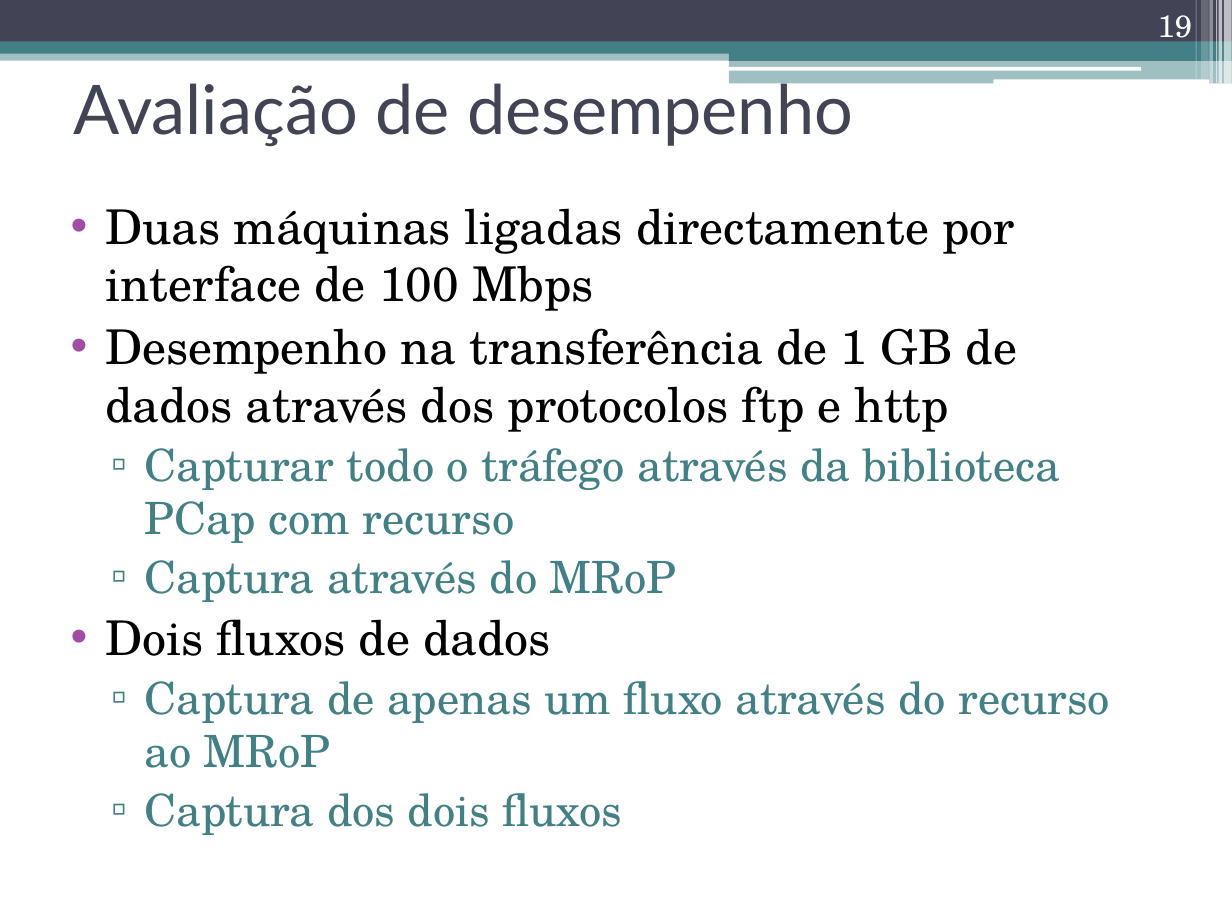
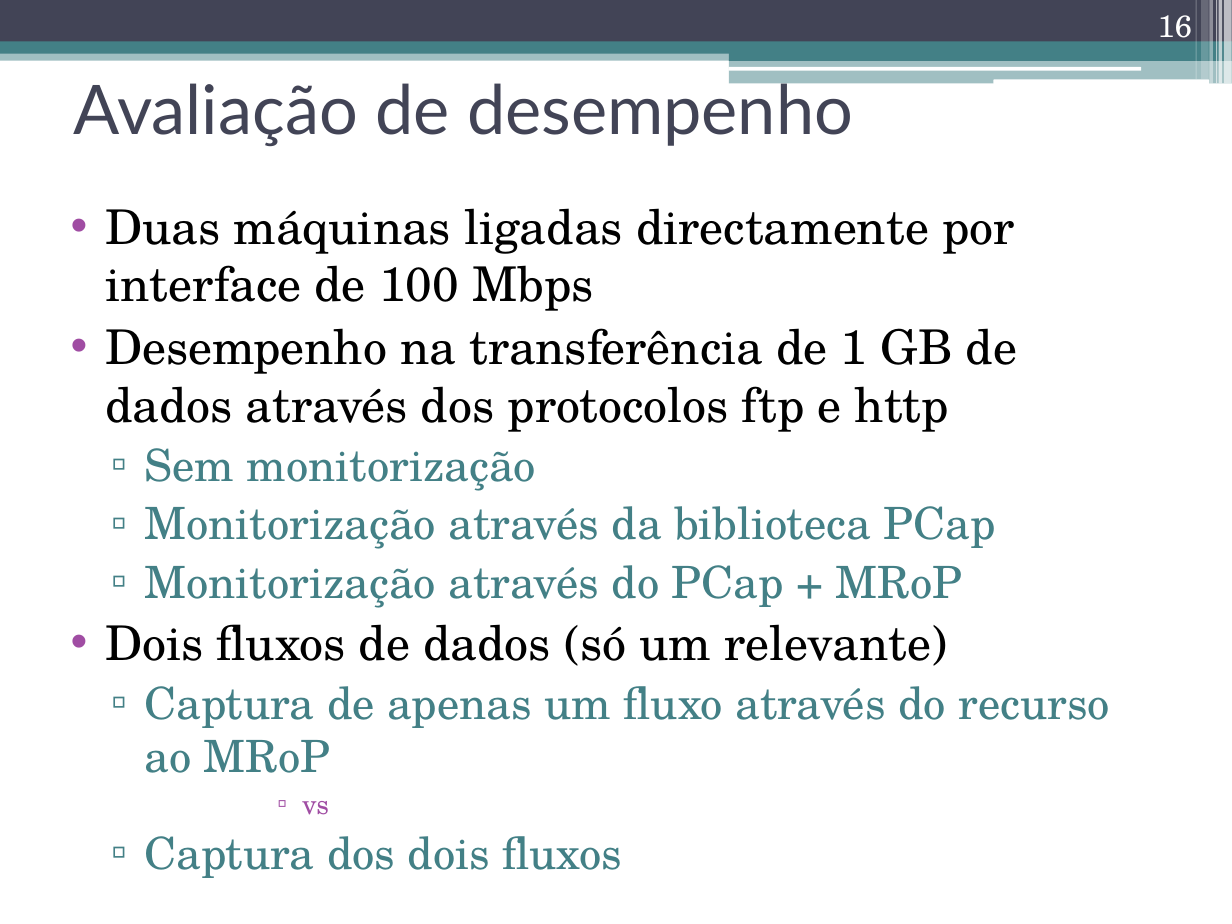
Before and after one commit to nunogmartins/cap_dissertation, a slide deck: slide 16 of doc/apresentacao_dissertacao.pptx (slide 19 before the commit). Drawn at 1232x924 pixels with LibreOffice and Linux fonts; fonts in the diff are those of the drawing. Boxes give left, top, right and bottom in pixels: in the first picture for what was removed or moved away, otherwise in the second. Text is boxed around its words. In the diff, an @@ line names an element or a change of style, - is before the commit and + after.

```diff
--- a/doc/apresentacao_dissertacao.pptx
+++ b/doc/apresentacao_dissertacao.pptx
@@ page number at bbox=[1158, 15, 1192, 46]: text changed @@
-19
+16
@@ text at bbox=[105, 448, 996, 666]: text changed @@
-  ▫ Capturar todo o tráfego através da biblioteca PCap com recurso
-  ▫ Captura através do MRoP
-• Dois fluxos de dados
+  ▫ Sem monitorização
+  ▫ Monitorização através da biblioteca PCap
+  ▫ Monitorização através do PCap + MRoP
+• Dois fluxos de dados (só um relevante)
@@ text at bbox=[302, 801, 329, 815]: paragraph added @@
+            ▫ vs
```
Also in this commit, not shown: 11 other slides changed.
